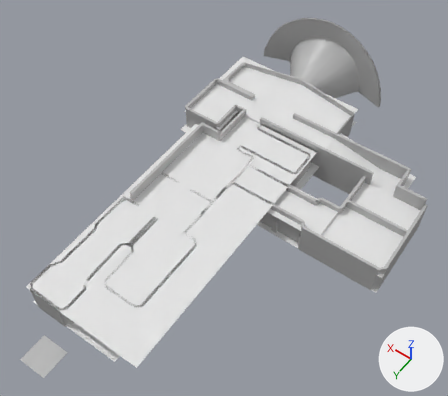
Renders of the FBX model Dungeon/Assets/Assets/Map/Ultimos/Tutorial.fbx from each side of a commit.
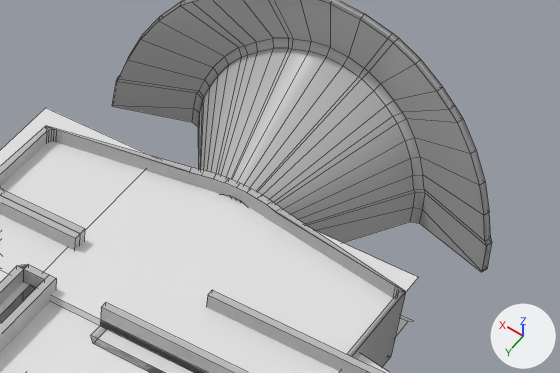
The first picture shows the older version from a 50 mm lens placed at (-90.3, 32.2, 178.7), pointed at (-15.3, -72.8, 13.7). The close-ups show the older and then the newer version on the part from 51% to 90% of the width and 6% to 35% of the height of that picture. Only the edits that show in the close-ups are written down. The axes (+X, +Y, +Z) are drawn at lower right. The lights are the same throughout. The close-ups show mesh edges as thin lines. Where no turn or scale is listed for an object, it has been applied to the vertices. Vertices at exactly the same position are counted once.

The older version as bpy lines, for what is in view:
```python
me_mesh_012 = bpy.data.meshes.new('Mesh.012')
me_mesh_012.from_pydata(...)  # 405 vertices, 380 faces; spans x -28.2..28.2, y -20.2..20.2, z -13.6..13.6
# faces by material slot: [354, 26]
me_mesh_012.materials.append(mat_foto)  # its picture is missing
me_mesh_012.materials.append(mat_lambert1)  # grey #bcbcbc
me_mesh_015 = bpy.data.meshes.new('Mesh.015')
me_mesh_015.from_pydata(...)  # 40 vertices, 39 faces; spans x -16.2..16.2, y -8.5..8.5, z -5.5..5.5
me_mesh_015.materials.append(mat_foto)  # its picture is missing
me_mesh_028 = bpy.data.meshes.new('Mesh.028')
me_mesh_028.from_pydata(...)  # 15 vertices, 6 faces; spans x -27.0..27.0, y -64.5..64.5, z -0.5..0.5
me_mesh_028.materials.append(mat_standardsurface2)  # white #e7e7e7
ob_polysurface44 = bpy.data.objects.new('polySurface44', me_mesh_012)
ob_polysurface44.location = (-6.0, -141.16, 15.32)
ob_polysurface47 = bpy.data.objects.new('polySurface47', me_mesh_015)
ob_polysurface47.location = (-12.2, -104.5, 7.5)
ob_techo_pplane53 = bpy.data.objects.new('Techo_pPlane53', me_mesh_028)
ob_techo_pplane53.location = (-4.0, -75.5, 10.5)
# also in view: 'polySurface43' at (13.5, -110.5, 7.5); 'polySurface49' at (-42.0, -101.0, 5.0); 'polySurface10' at (-27.5, -112.5, 5.0)
```
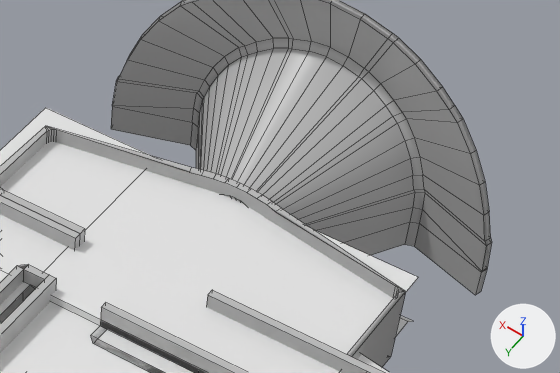
The edits, one by one:
me_mesh_012 is used by ob_polysurface44; location (-6.0, -141.16, 15.32).
me_mesh_012 had 405 vertices, 380 faces and spanned x -28.2..28.2, y -20.2..20.2, z -13.6..13.6.
me_mesh_012 now has 421 vertices, 396 faces and spans x -28.2..28.2, y -20.2..20.2, z -17.3..13.6.
Part 1, on me_mesh_012:
3 vertices move from x 4.1..4.8, y 1.1..2.3, z -13.6..-13.1 to x 4.1..4.8, y 1.1..2.2, z -13.3.
16 new vertices lie (0.0, 0.0, -4.0) away from vertices in x -28.2..28.2, y -18.1..1.9, z -13.6..-13.3.
16 new faces join them, mat_foto (its picture is missing).

What differs and where, as boxes [x1, y1, x2, y2] in the close-ups (560 x 373 px):
part 1 of me_mesh_012, built on: after [111, 106, 487, 295]
